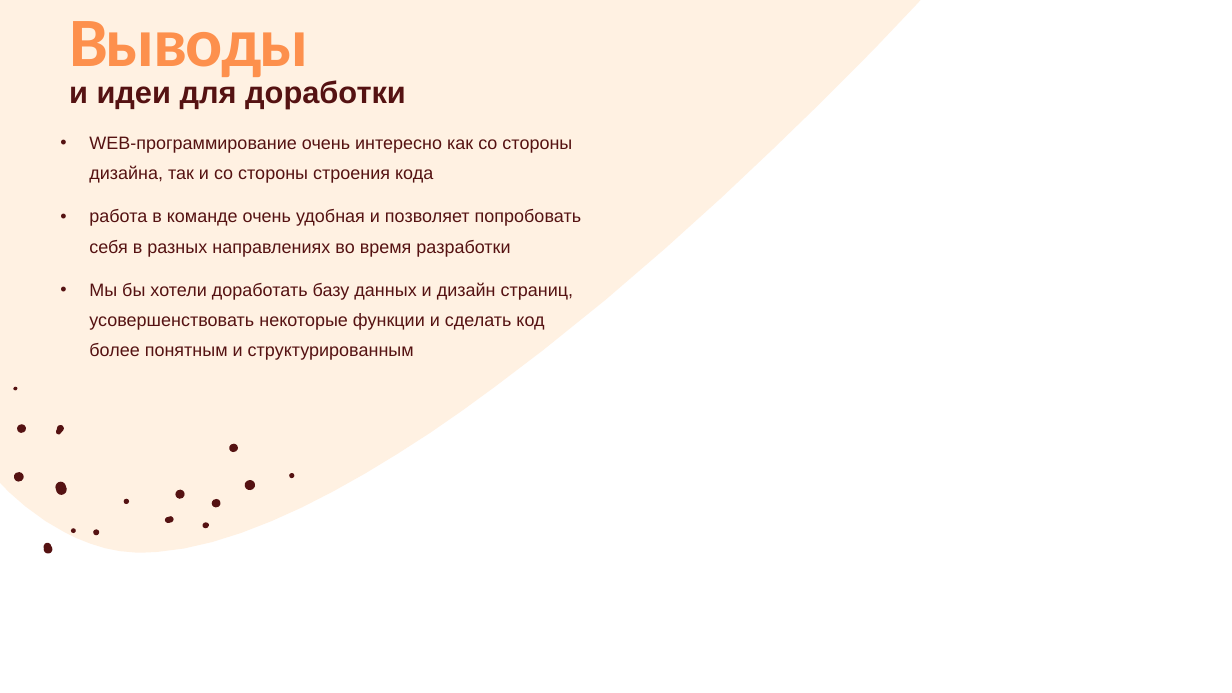
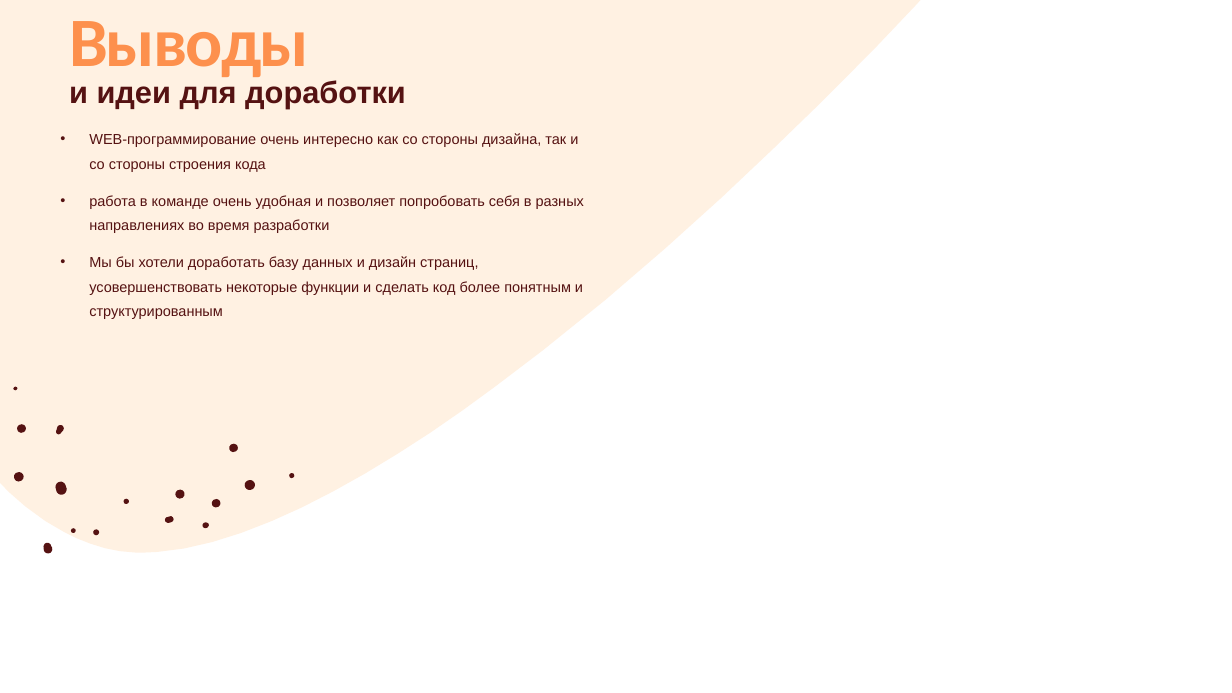
Before and after one commit to Irishka6/WEBproject, a slide deck: slide 4 of Web.pptx. Drawn at 1232x693 pixels with LibreOffice and Linux fonts; fonts in the diff are those of the drawing; background and template pictures are left out. Boxes give left, top, right and bottom in pixels: in the first picture for what was removed or moved away, otherwise in the second. Text is boxed around its words. In the diff, an @@ line names an element or a change of style, - is before the commit and + after.

```diff
--- a/Web.pptx
+++ b/Web.pptx
@@ text "WEB-программирование очень интересно как со ..." at [89, 133, 584, 319]: size 14 to 11.3 pt @@
```
Also in this commit, not shown: 4 other slides changed, 12 other files.
